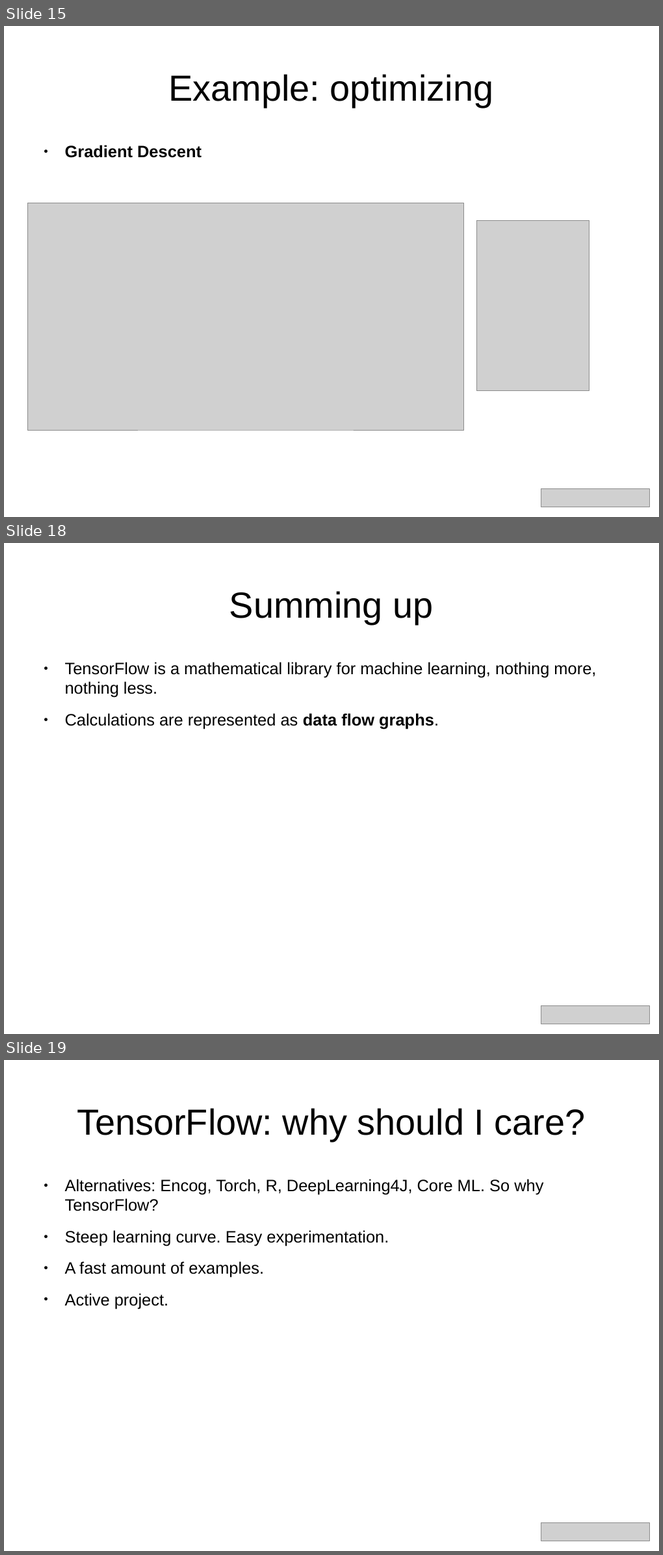
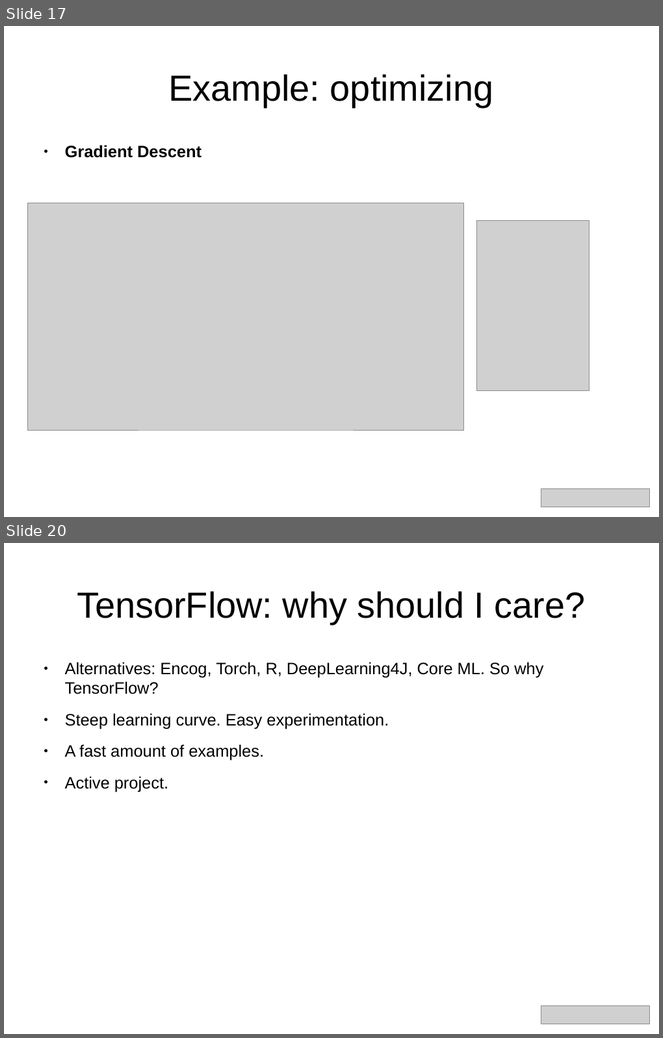
Before and after one commit to aoldemeier/an-introduction-to-tensorflow, a slide deck: slides-english.odp. Shown one above the other, each under a label of ours: slides 15, 18 and 19 before the commit, slides 17 and 20 after it; the slides between them are not shown. The pictures are 663x1555 and 663x1038 pixels, drawn with LibreOffice and Linux fonts; fonts in the diff are those of the drawing; grey boxes stand for pictures. Boxes give left, top, right and bottom in pixels: in the first picture for what was removed or moved away, otherwise in the second. Text is boxed around its words. In the diff, an @@ line names an element or a change of style, - is before the commit and + after.

```diff
--- a/slides-english.odp
+++ b/slides-english.odp
@@ slide 18 removed at bbox=[4, 543, 659, 1034], background #FFFFFF @@
@@ title removed at bbox=[230, 591, 433, 624] @@
-Summing up
@@ text removed at bbox=[65, 662, 596, 729] @@
-● TensorFlow is a mathematical library for machine learning, nothing more, nothing less.
-● Calculations are represented as data flow graphs.
@@ picture removed at bbox=[542, 1006, 650, 1024] @@
@@ what was slide 15 is now slide 17 @@
@@ what was slide 19 is now slide 20 @@
```
Also in this commit, not shown: 4 slides changed, 2 slides added.
